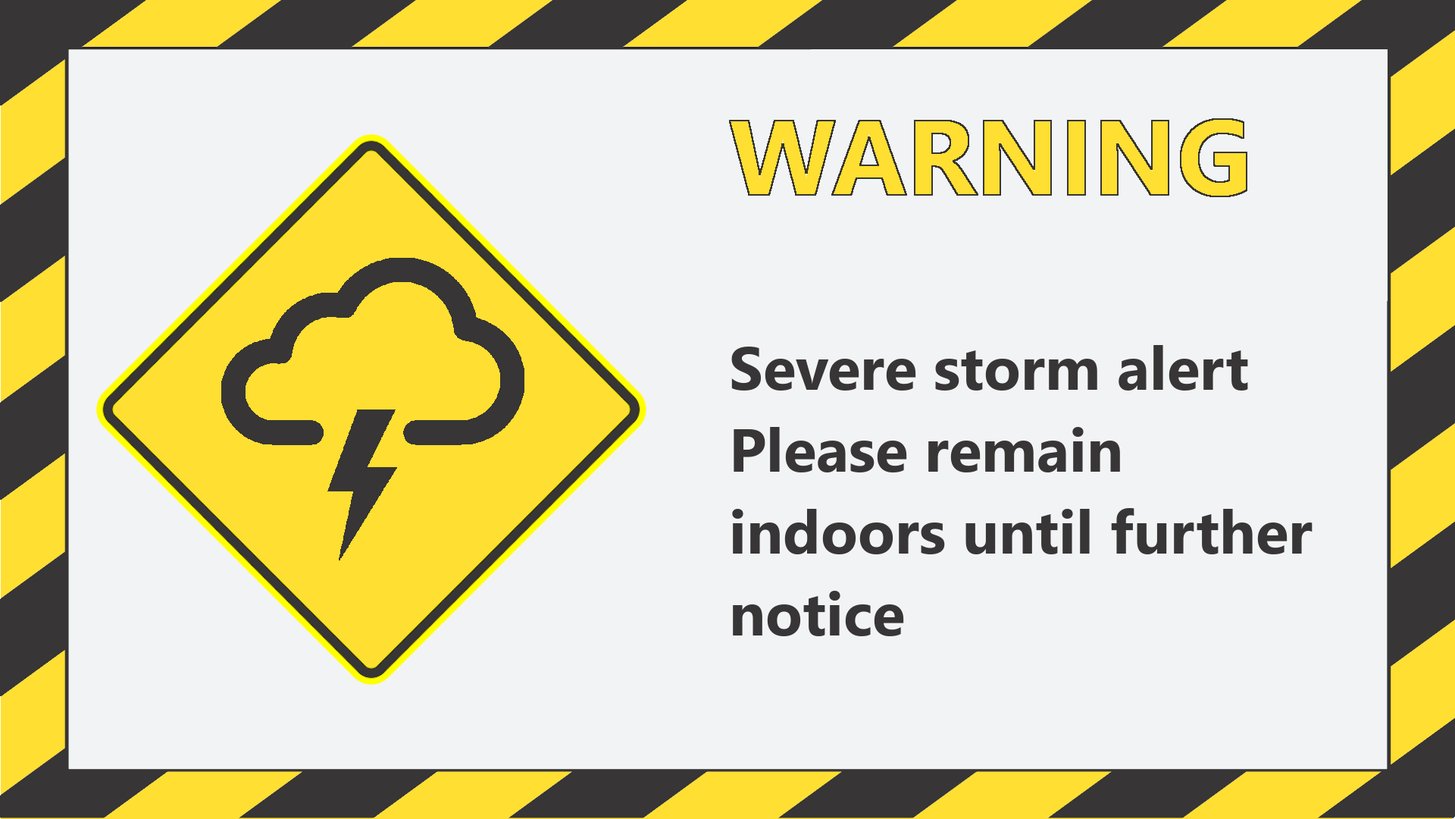
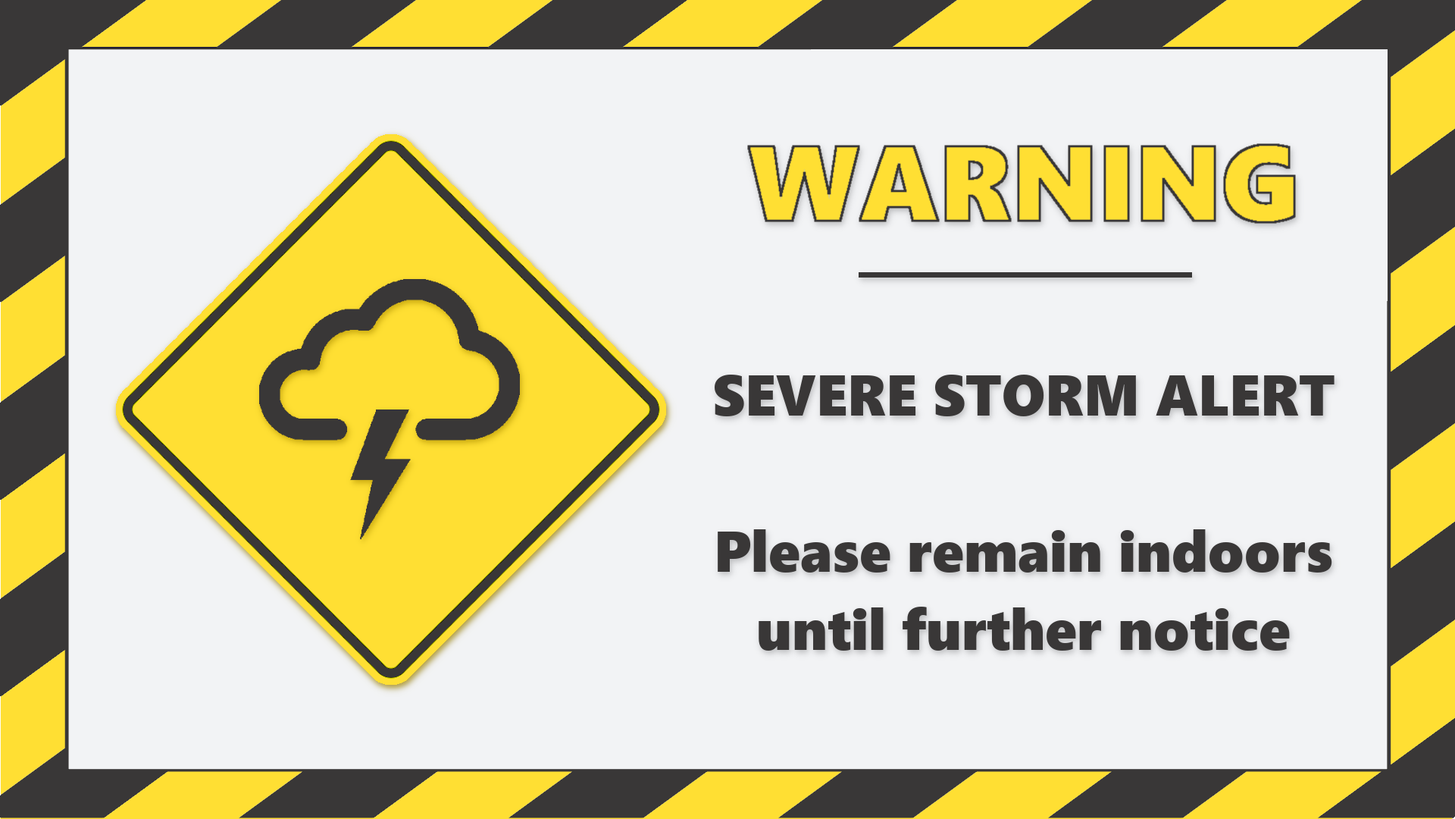
Revision of a layered (1455, 819) image; what changed, layer by layer:
added layer "Layer #2" (1%) above "Drop Shadow #1" over [1, 2, 1451, 816]
added layer "Drop Shadow #1" (70%) above "Layer #1" over [855, 269, 1199, 286]
added layer "Layer #1" above "WARNING ..." over [858, 272, 1193, 278]
painted on "WARNING ..." over [714, 118, 1335, 651]
added layer "Drop Shadow #4" (70%) above "Storm.png" over [711, 137, 1341, 659]
painted on "Storm.png" over [221, 257, 525, 561]
added layer "Drop Shadow #3" (70%) above "Layer" over [251, 272, 531, 552]
painted on "yellow-warning.png" over [96, 134, 667, 685]
added layer "Drop Shadow #2" (70%) above "Drop Shadow" over [108, 129, 677, 696]
added layer "Drop Shadow" (70%) above "warning template.png" over [108, 129, 677, 696]
